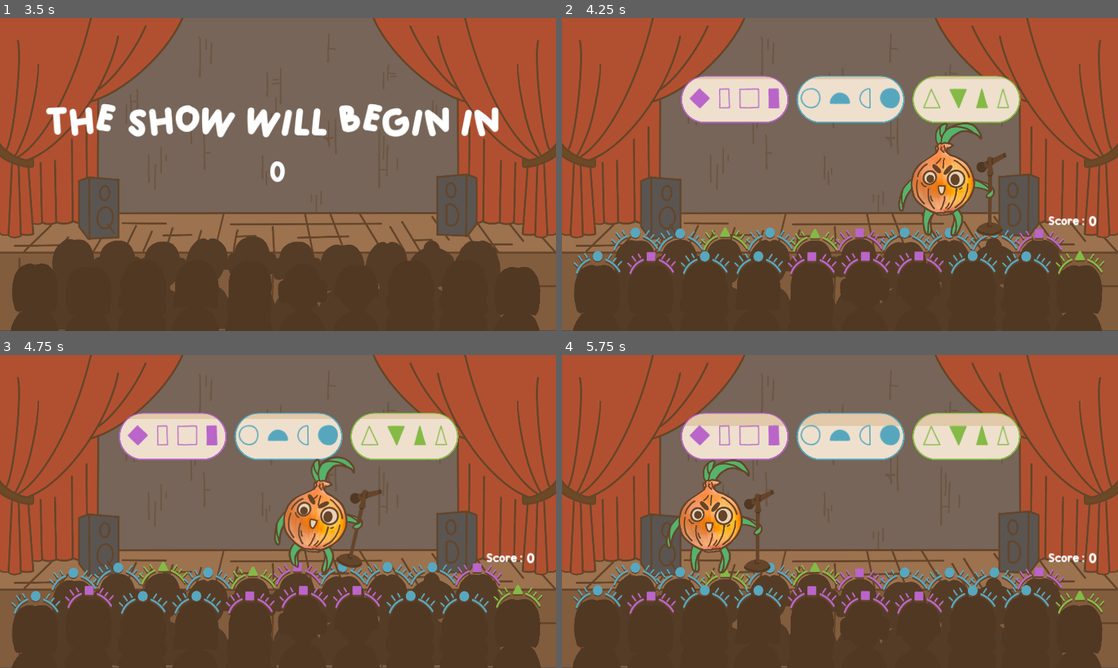
Above: before the commit, frames 1-4 (two rows, left to right).
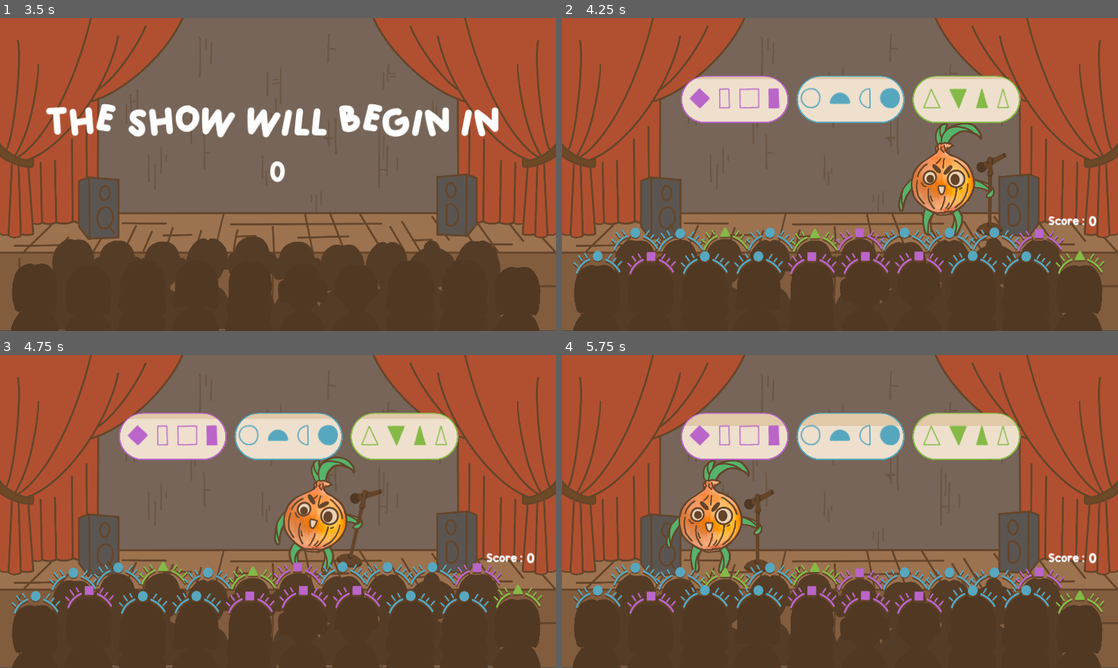
Above: after the commit, the same moments.

Repository: IridescenceFR/GlobalGameJam2024
Game: Godot game, scene res://Scenes/Main.tscn
Two runs of this game, one before a commit and one after it. Both use one fixed random seed, a clock stepped at 60 frames per second and the inputs below.
Inputs:
- Up to frame 1 (3.5 s): click "START" at 0.5 s; hold Right (move_right) 1.28-2.03 s; hold N (add_score) 1.28-2.03 s; hold Left (move_left) 2.03-2.78 s; tap N (add_score) at 2.1 s; hold Right (move_right) from 2.78 s (still down); hold N (add_score) from 2.78 s (still down)
- Up to frame 2 (4.25 s): keep holding Right (move_right); release N (add_score) at 3.53 s; tap N (add_score) at 3.6 s
- Up to frame 3 (4.75 s): release Right (move_right) at 4.28 s; hold Left (move_left) from 4.28 s (still down); hold N (add_score) from 4.28 s (still down)
- Up to frame 4 (5.75 s): keep holding Left (move_left); release N (add_score) at 5.03 s; tap N (add_score) at 5.1 s

Frame 1 is identical in both runs. In frame 2, less than 0.1% of the frame differs, in the area x 66-79%, y 33-70%; in frame 3, less than 0.1%; in frame 4, less than 0.1%.

Commit message:
EG:code: ajout de l'onion derriere

Diff:
--- a/Scenes/bubble.tscn
+++ b/Scenes/bubble.tscn
@@ -56,6 +56,7 @@
 [node name="Panel" type="Panel" parent="."]
 clip_children = 2
 z_index = -1
+layout_mode = 0
 offset_left = 2.0
 offset_top = 2.0
 offset_right = 373.0
--- a/Scenes/onion.tscn
+++ b/Scenes/onion.tscn
@@ -44,6 +44,8 @@
 height = 216.0
 
 [node name="Onion" type="CharacterBody2D"]
+z_index = -1
+z_as_relative = false
 script = ExtResource("1_tsmbn")
 metadata/_edit_group_ = true
 
Not shown: 1 places in Scenes/Main.tscn that only renumber resources
